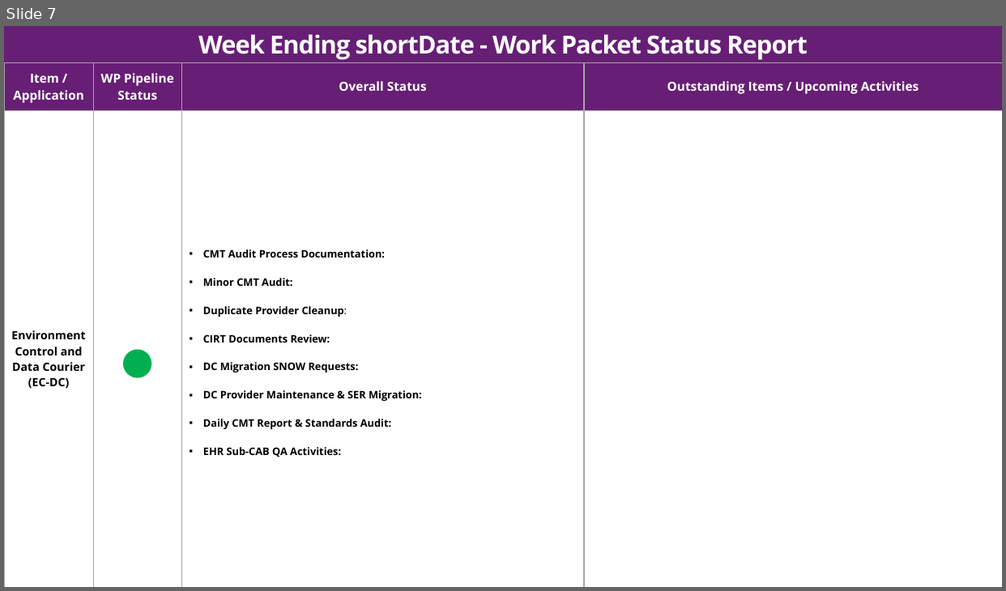
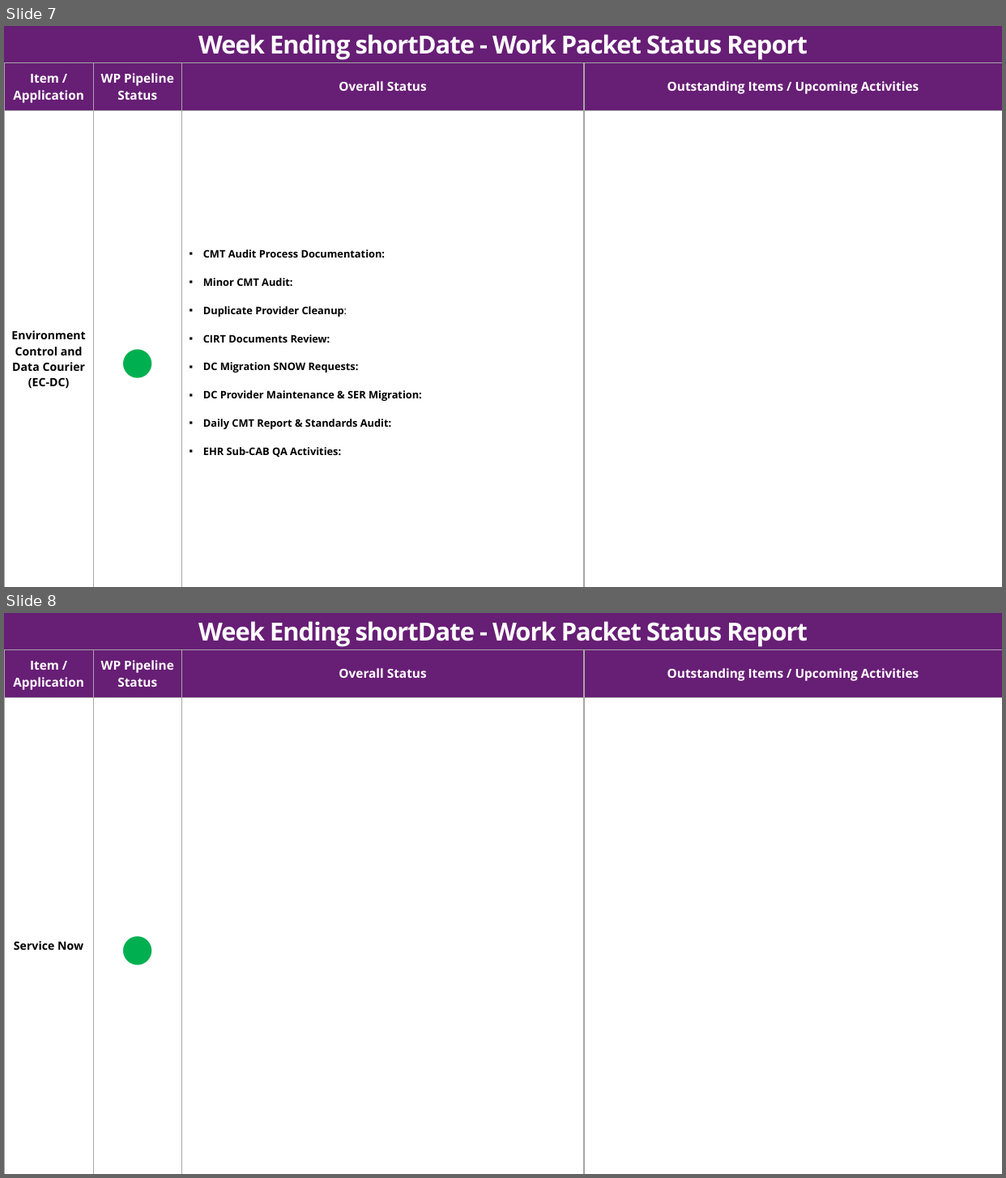
Before and after one commit to akshaya3206/Tracker-WeeklyDeck, a slide deck: WeeklyDeck_Template.pptx. Shown one above the other, each under a label of ours: slide 7 before the commit, slides 7 and 8 after it. The pictures are 1006x591 and 1006x1178 pixels, drawn with LibreOffice and Linux fonts; fonts in the diff are those of the drawing; background and template pictures are left out. Boxes give left, top, right and bottom in pixels: in the first picture for what was removed or moved away, otherwise in the second. Text is boxed around its words. In the diff, an @@ line names an element or a change of style, - is before the commit and + after.

```diff
--- a/WeeklyDeck_Template.pptx
+++ b/WeeklyDeck_Template.pptx
@@ slide 8 added at bbox=[4, 613, 1002, 1174], background #FFFFFF; not listed: 1 template element that a slide beside it also shows @@
@@ text added at bbox=[198, 621, 808, 647], 24 pt, text #FFFFFF, bold @@
+Week Ending shortDate - Work Packet Status Report
@@ table added at bbox=[4, 649, 1002, 1174], 3 rows, 4 columns @@
+Item / Application | WP Pipeline Status | Overall Status | Outstanding Items / Upcoming Activities
+Service Now | ● |  | 
+ |  |  | 
```
Also in this commit, not shown: 1 other file.
